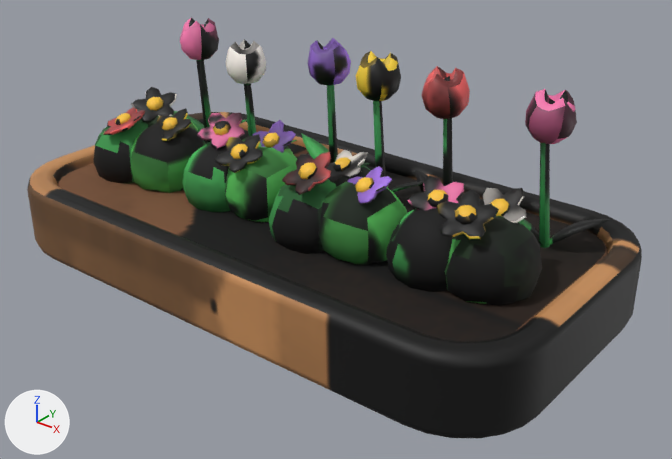
One commit to the glTF model client/public/models/flower_bed.glb: the scene before it, then after it.
Camera for both pictures: a 50 mm lens placed at (1.543, -1.822, 1.283), pointed at (0.097, -0.015, 0.162). The axes (+X, +Y, +Z) are drawn at lower left. The lights are the same throughout. The older version comes first. Vertices at exactly the same position are counted once.

The first picture shows 'flower_bed'.
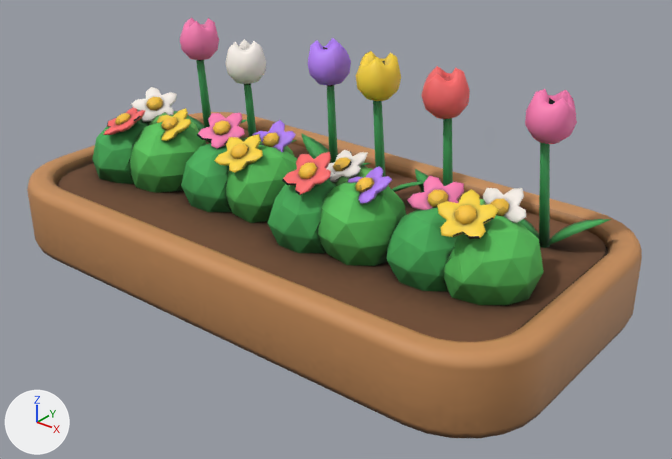
What differs and where, as boxes [x1, y1, x2, y2] in the pictures (672 x 459 px):
part 1 of me_flower_bed, built on: before [93, 112, 542, 306]; after [92, 112, 544, 305]
part 2 of me_flower_bed, surface changed (black to brown): [27, 18, 642, 439] in both

The edits, one by one:
me_flower_bed is used by ob_flower_bed; location (0.0, 0.0, 0.0).
me_flower_bed had 4107 vertices, 7862 faces and spanned x -0.85..0.85, y -0.45..0.45, z 0.0..0.62.
me_flower_bed now has 3454 vertices, 6651 faces and spans x -0.85..0.85, y -0.45..0.45, z 0.0..0.62.
me_flower_bed part 1: 4 vertices moved within x -0.61..0.09, y -0.25..-0.04, z 0.22..0.37; 1114 vertices removed from x -0.73..0.73, y -0.23..0.09, z 0.18..0.37; 461 vertices added at x -0.73..0.73, y -0.23..0.1, z 0.17..0.38.
me_flower_bed part 2: 5660 kept faces spanning x -0.85..0.85, y -0.45..0.45, z 0.0..0.62 get new texture (UV) coordinates.
